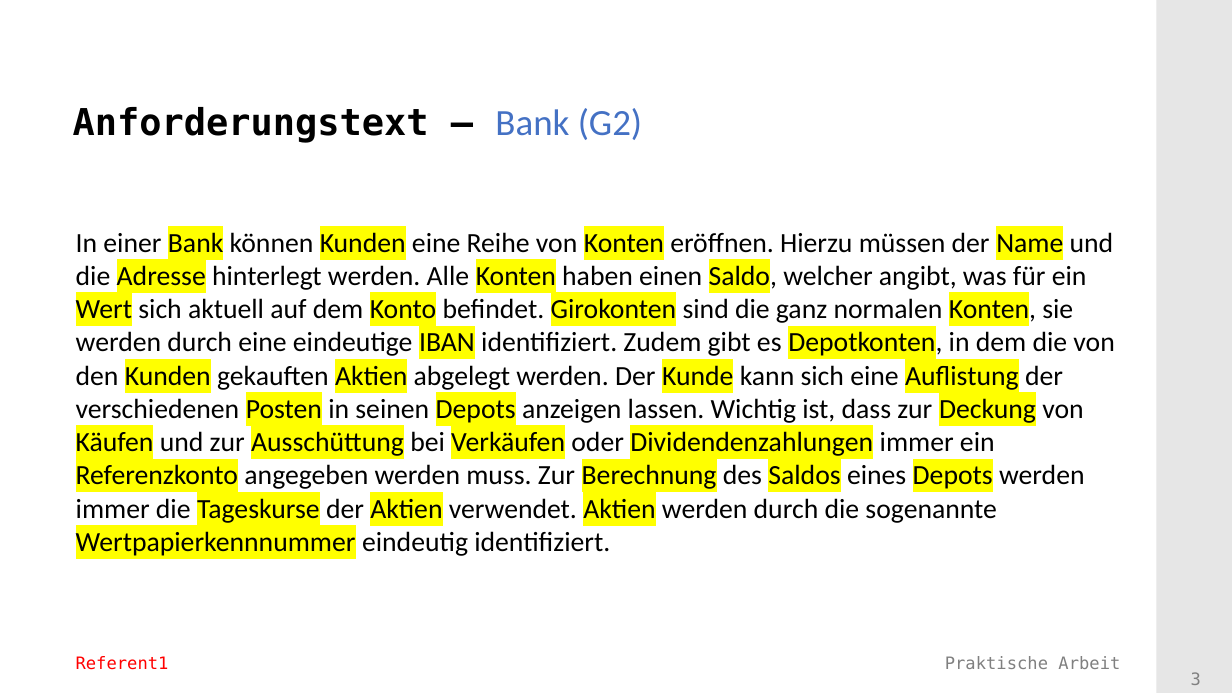
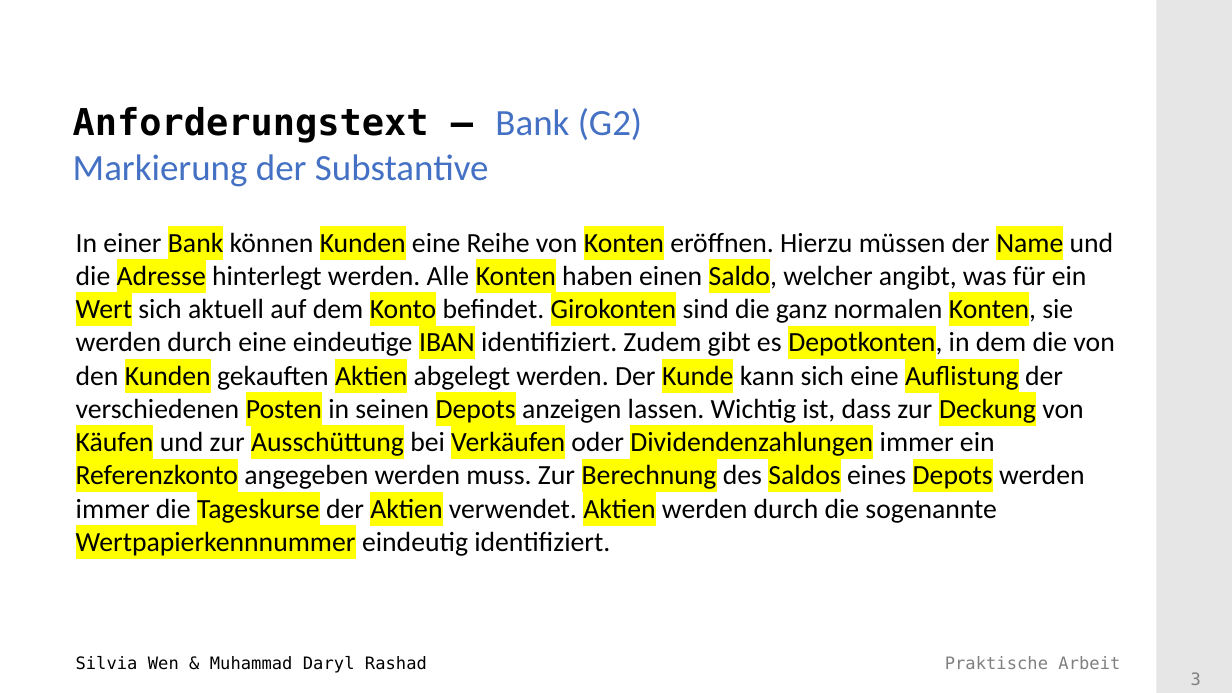
Before and after one commit to Mufasaxi/SimpleBank, a slide deck: slide 3 of Vorlage_Praesentation_2022_Subgroup_2_4_OOA.pptx. Drawn at 1232x693 pixels with LibreOffice and Linux fonts; fonts in the diff are those of the drawing; background and template pictures are left out. Boxes give left, top, right and bottom in pixels: in the first picture for what was removed or moved away, otherwise in the second. Text is boxed around its words. In the diff, an @@ line names an element or a change of style, - is before the commit and + after.

```diff
--- a/Vorlage_Praesentation_2022_Subgroup_2_4_OOA.pptx
+++ b/Vorlage_Praesentation_2022_Subgroup_2_4_OOA.pptx
@@ title at (73,107,642,187): text changed; font DejaVu Sans Mono to Calibri; text colour #000000 to #4471C4; bold off @@
-Anforderungstext – Bank (G2)
+Anforderungstext – Bank (G2)
+Markierung der Substantive
@@ text at (76,656,427,673): text changed; text colour #FF0000 to #000000 @@
-Referent1
+Silvia Wen & Muhammad Daryl Rashad
```
Also in this commit, not shown: 11 other slides changed, 2 slides added, 3 other files.
